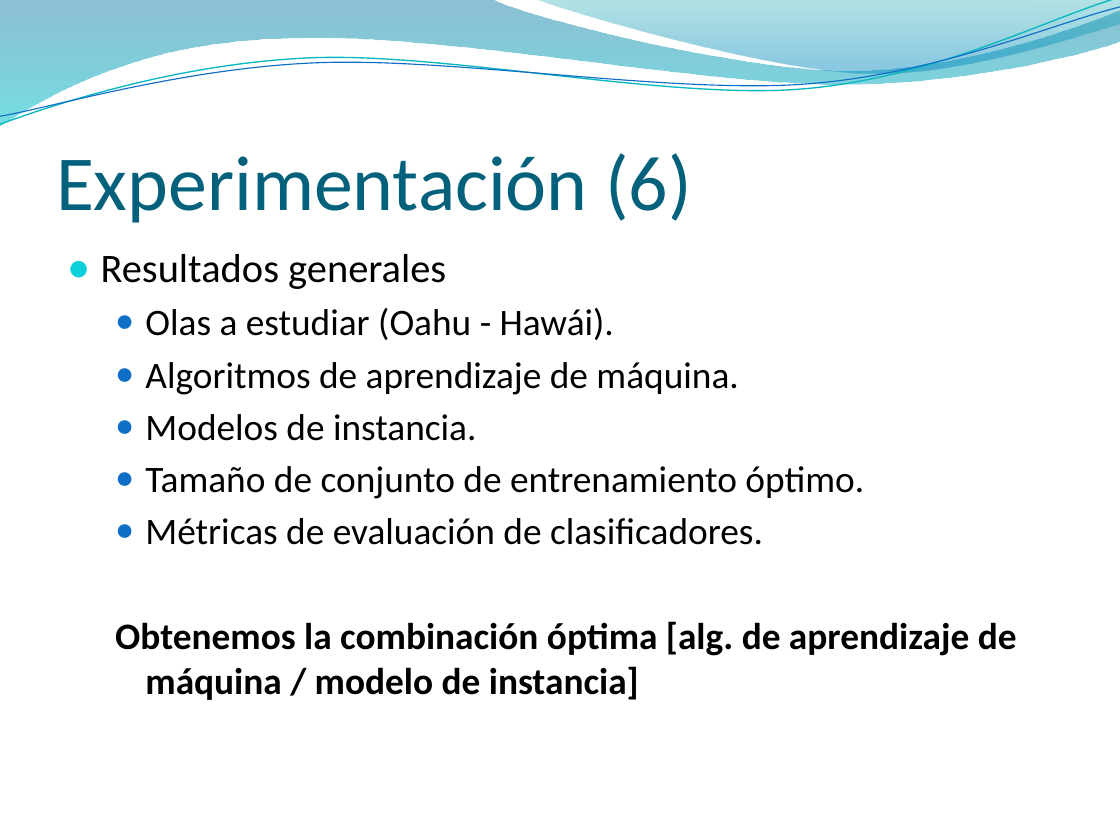
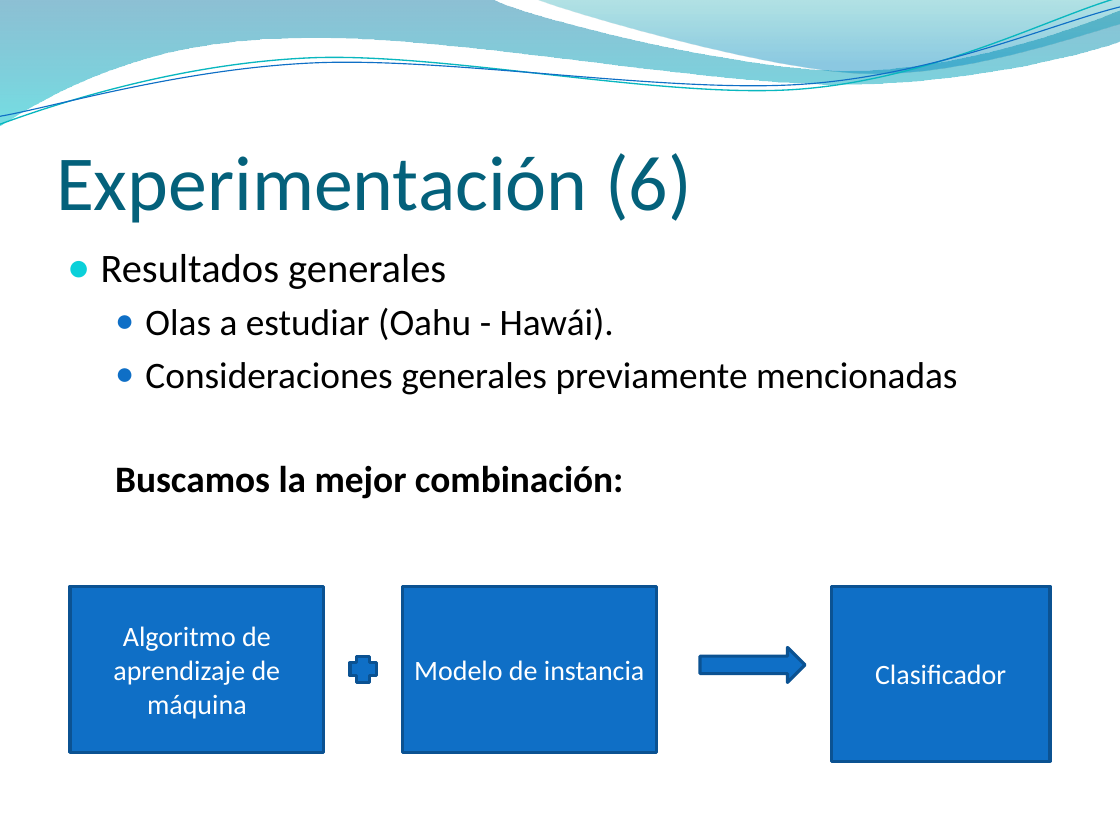
Before and after one commit to jaffadog/neuralito, a slide deck: slide 5 of neuralito/ArfGen/docs/Entregas/Informe Final/presentacion/maxi2.pptx (slide 7 before the commit). Drawn at 1120x840 pixels with LibreOffice and Linux fonts; fonts in the diff are those of the drawing; background and template pictures are left out. Boxes give left, top, right and bottom in pixels: in the first picture for what was removed or moved away, otherwise in the second. Text is boxed around its words. In the diff, an @@ line names an element or a change of style, - is before the commit and + after.

```diff
--- a/neuralito/ArfGen/docs/Entregas/Informe Final/presentacion/maxi2.pptx
+++ b/neuralito/ArfGen/docs/Entregas/Informe Final/presentacion/maxi2.pptx
@@ text at box(115, 362, 957, 499): text changed @@
-  ● Algoritmos de aprendizaje de máquina.
-  ● Modelos de instancia.
-  ● Tamaño de conjunto de entrenamiento óptimo.
-  ● Métricas de evaluación de clasificadores.
-  Obtenemos la combinación óptima [alg. de aprendizaje de máquina / modelo de instancia]
+  ● Consideraciones generales previamente mencionadas
+  Buscamos la mejor combinación:
@@ rectangle added at box(69, 586, 324, 752), fill #0F6FC6, outline #0B5292 2 pt, 18 pt, text #FFFFFF @@
+Algoritmo de aprendizaje de máquina
@@ rectangle added at box(402, 586, 656, 752), fill #0F6FC6, outline #0B5292 2 pt, 18 pt, text #FFFFFF @@
+Modelo de instancia
@@ rectangle added at box(831, 586, 1049, 760), fill #0F6FC6, outline #0B5292 2 pt, 18 pt, text #FFFFFF @@
+Clasificador
@@ plus added at box(349, 656, 375, 682), fill #0F6FC6, outline #0B5292 2 pt @@
@@ right arrow added at box(700, 647, 805, 682), fill #0F6FC6, outline #0B5292 2 pt @@
```
Also in this commit, not shown: 2 other slides changed, 2 slides removed.
